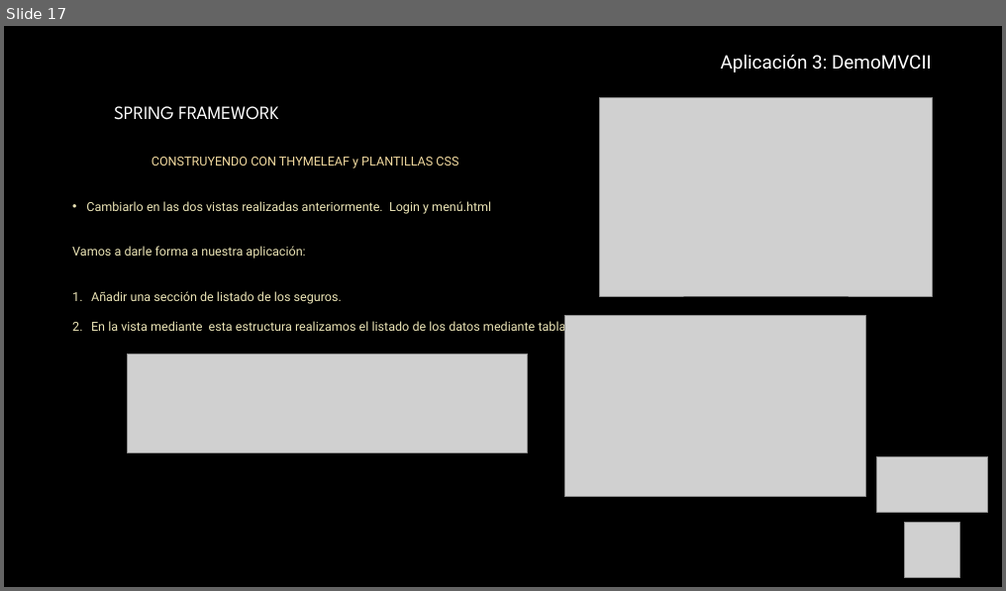
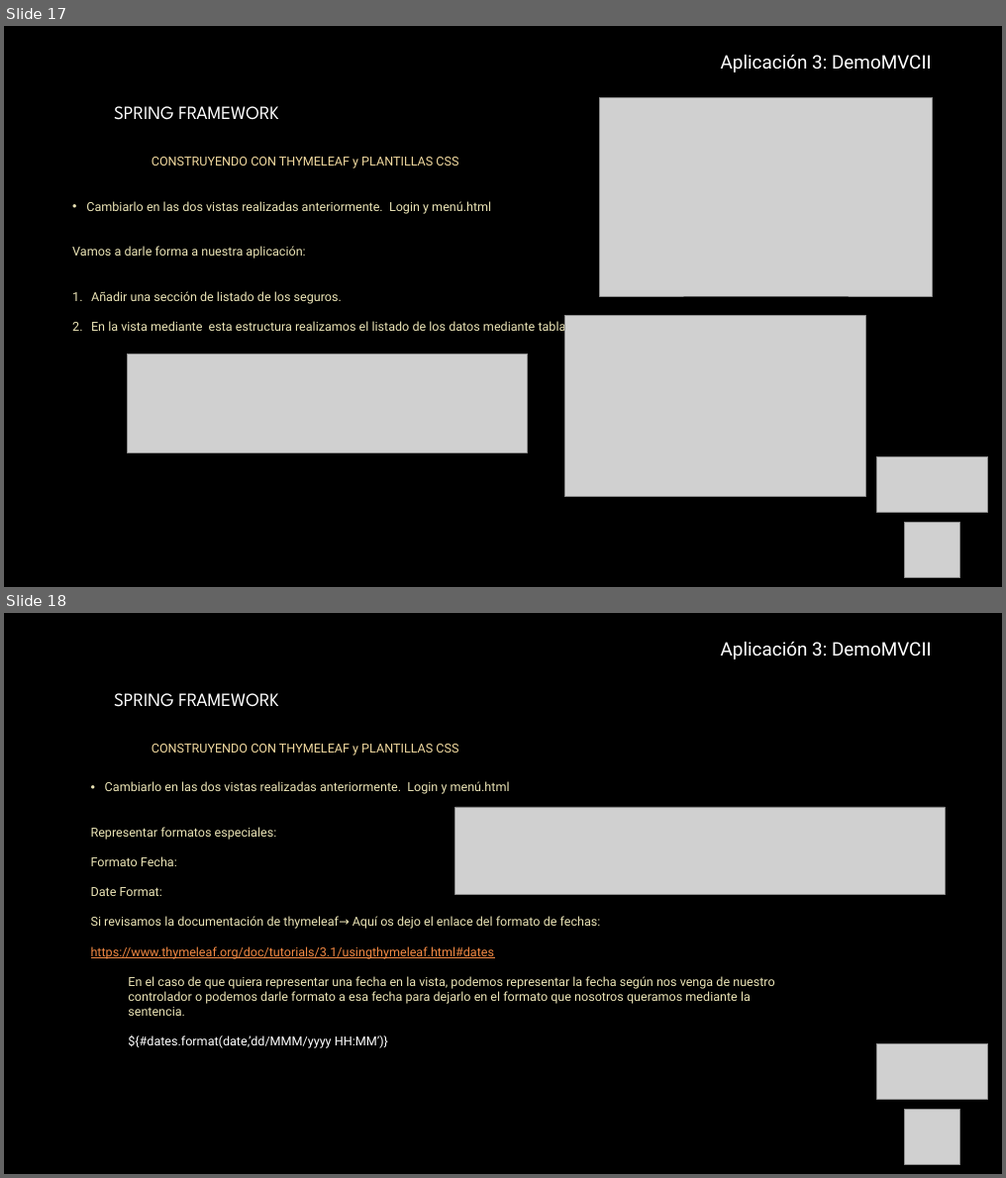
Before and after one commit to AntonioPardoRuiz/cursoSpring, a slide deck: Unidad 8- Spring MVC III-Thymeleaf-Ampliacion.pptx. Shown one above the other, each under a label of ours: slide 17 before the commit, slides 17 and 18 after it. The pictures are 1006x591 and 1006x1178 pixels, drawn with LibreOffice and Linux fonts; fonts in the diff are those of the drawing; grey boxes stand for pictures; background and template pictures are left out. Boxes give left, top, right and bottom in pixels: in the first picture for what was removed or moved away, otherwise in the second. Text is boxed around its words. In the diff, an @@ line names an element or a change of style, - is before the commit and + after.

Commit message:
añadimos lo nuevo de thymeleaf

```diff
--- a/Unidad 8- Spring MVC III-Thymeleaf-Ampliacion.pptx
+++ b/Unidad 8- Spring MVC III-Thymeleaf-Ampliacion.pptx
@@ slide 18 added at (4,613,1002,1174), background picture (left out) @@
@@ text added at (721,641,932,660), 18 pt, text #FFFFFF @@
+  Aplicación 3: DemoMVCII
@@ text added at (114,693,458,756), 12 pt, text #F1D99F @@
+SPRING FRAMEWORK
+  CONSTRUYENDO CON THYMELEAF y PLANTILLAS CSS
@@ text added at (91,781,774,1049), 12 pt, text #EAE3B5 @@
+  • Cambiarlo en las dos vistas realizadas anteriormente. Login y menú.html
+  Representar formatos especiales:
+  Formato Fecha:
+  Date Format:
+  Si revisamos la documentación de thymeleaf→ Aquí os dejo el enlace del formato de fechas:
+  https://www.thymeleaf.org/doc/tutorials/3.1/usingthymeleaf.html#dates
+    En el caso de que quiera representar una fecha en la vista, podemos representar la fecha según nos venga de nuestro controlador o podemos darle formato a esa fecha para dejarlo en el formato que nosotros queramos mediante la sentencia.
+    ${#dates.format(date,’dd/MMM/yyyy HH:MM’)}
@@ picture added at (455,807,945,894) @@
@@ picture added at (877,1045,988,1100) @@
@@ picture added at (905,1110,960,1165) @@
```
Also in this commit, not shown: 1 slide changed, 7 other slides added, 12 other files.
